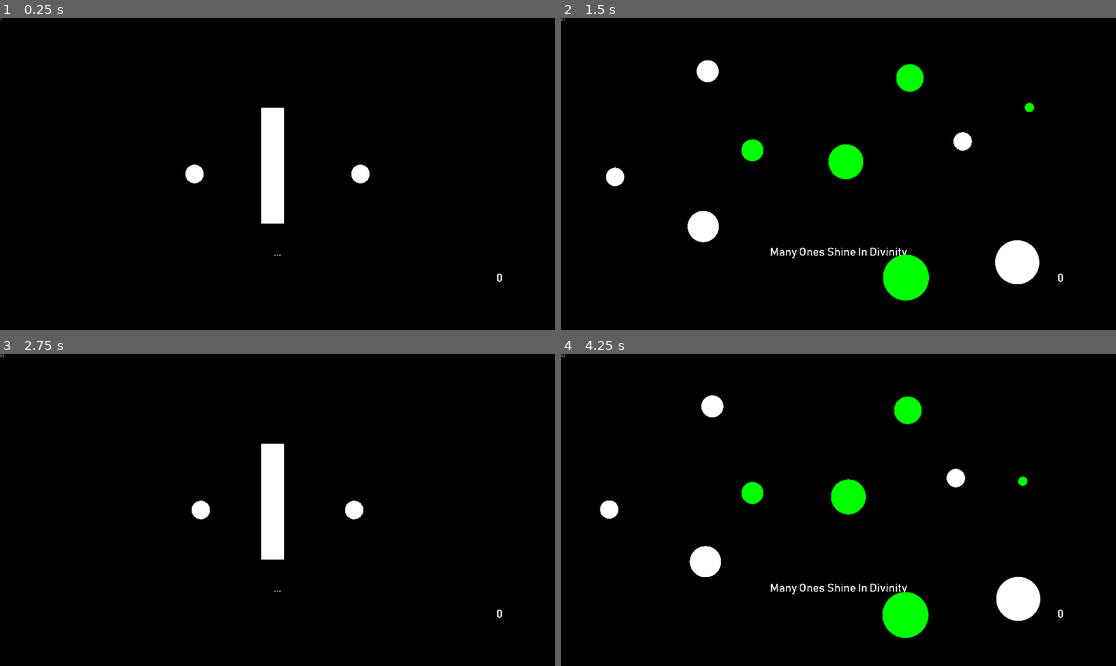
Above: before the commit, frames 1-4 (two rows, left to right).
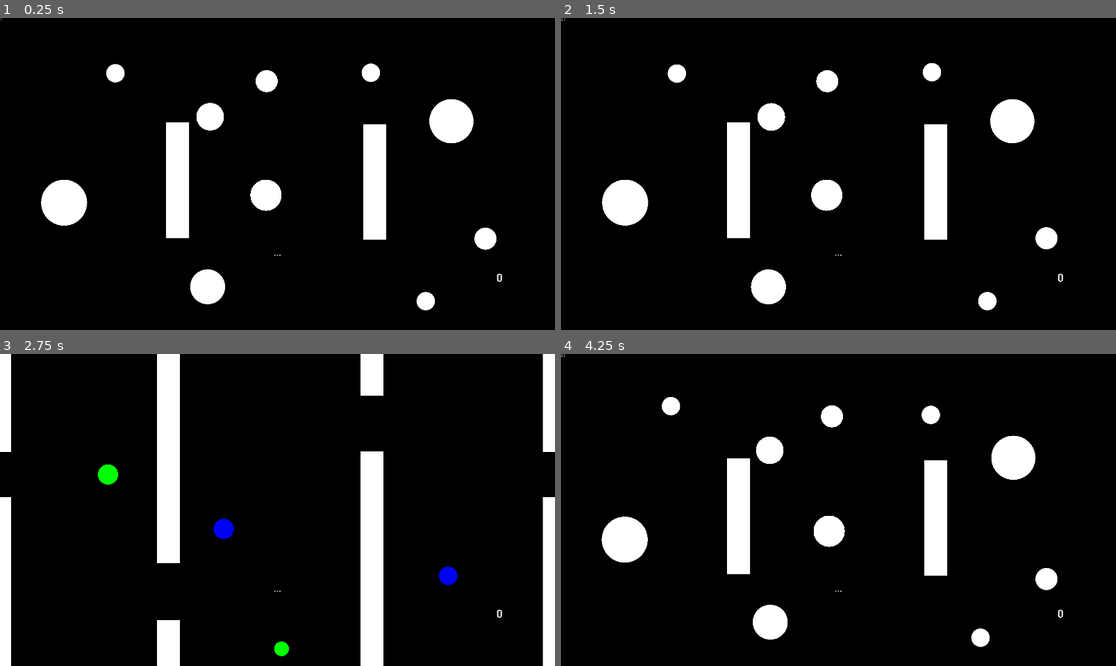
Above: after the commit, the same moments.

Repository: Dark-Gran/Spirit-Circles
Game: Godot game, scene res://src/Main.tscn
The game is run twice, just before and just after one commit, with the same random seed, the same clock (stepped at 60 frames per second) and the same inputs.
Inputs (mouse positions are in pixels of both pictures, inside the frame that each line leads up to):
- Up to frame 1 (0.25 s): no input
- Up to frame 2 (1.5 s): move the mouse to (960, 158) at 0.52 s; hold Right (ui_right) 0.53-1.28 s; tap Space (ui_accept) at 0.77 s; move the mouse to (727, 189) at 1.27 s; hold Left (ui_left) from 1.28 s (still down)
- Up to frame 3 (2.75 s): tap Space (ui_accept) at 1.52 s; move the mouse to (333, 441) at 2.02 s; release Left (ui_left) at 2.03 s; hold Right (ui_right) from 2.03 s (still down)
- Up to frame 4 (4.25 s): move the mouse to (810, 572) at 2.77 s; tap Space (ui_accept) at 3.02, 3.77 s; move the mouse to (1005, 556) at 3.52 s; release Right (ui_right) at 3.53 s; hold Left (ui_left) from 3.53 s (still down)

The runs differ from the first frame. In frame 1, 8.4% of the frame differs, in the area x 7-90%, y 14-94%; in frame 2, 11%; in frame 3, 13%, in the area x 0-100%, y 0-100%; in frame 4, 11%.

Commit message:
2 "wall levels" drafts

Diff:
--- a/src/world/levels/Level_006.tscn
+++ b/src/world/levels/Level_006.tscn
@@ -10,16 +10,58 @@
 [node name="Circles" type="Node2D" parent="."]
 
 [node name="Circle" parent="Circles" instance=ExtResource( 1 )]
-position = Vector2( 662, 540 )
+position = Vector2( 408.813, 196.85 )
+angle = 210
 size = 10.0
 
 [node name="Circle2" parent="Circles" instance=ExtResource( 1 )]
-position = Vector2( 1258, 540 )
-angle = 180
-size = 10.0
+position = Vector2( 1679.45, 756.158 )
+angle = 90
+size = 12.0
+
+[node name="Circle3" parent="Circles" instance=ExtResource( 1 )]
+position = Vector2( 222.268, 637.672 )
+angle = 110
+size = 25.0
+
+[node name="Circle4" parent="Circles" instance=ExtResource( 1 )]
+position = Vector2( 1559.95, 356.371 )
+angle = 30
+size = 24.0
+
+[node name="Circle5" parent="Circles" instance=ExtResource( 1 )]
+position = Vector2( 729.468, 346.066 )
+angle = 240
+size = 15.0
+
+[node name="Circle6" parent="Circles" instance=ExtResource( 1 )]
+position = Vector2( 1284.92, 178.693 )
+angle = 100
+
+[node name="Circle7" parent="Circles" instance=ExtResource( 1 )]
+position = Vector2( 1483.96, 979.181 )
+angle = 175
+
+[node name="Circle8" parent="Circles" instance=ExtResource( 1 )]
+position = Vector2( 715.41, 931.443 )
+angle = -20
+size = 19.0
+
+[node name="Circle9" parent="Circles" instance=ExtResource( 1 )]
+position = Vector2( 916.264, 613.323 )
+size = 17.0
+
+[node name="Circle10" parent="Circles" instance=ExtResource( 1 )]
+position = Vector2( 914.995, 219.937 )
+angle = -10
+size = 12.0
 
 [node name="Statics" type="Node2D" parent="."]
 
 [node name="Wall" parent="Statics" instance=ExtResource( 3 )]
-position = Vector2( 942.915, 511.143 )
+position = Vector2( 614.489, 561.516 )
 scale = Vector2( 4, 20 )
+
+[node name="Wall2" parent="Statics" instance=ExtResource( 3 )]
+position = Vector2( 1296.78, 567.872 )
+scale = Vector2( 4, 20 )
--- /dev/null
+++ b/src/world/levels/Level_007.tscn
@@ -0,0 +1,82 @@
+[gd_scene load_steps=4 format=2]
+
+[ext_resource path="res://src/world/Circle.tscn" type="PackedScene" id=1]
+[ext_resource path="res://src/world/levels/Level.gd" type="Script" id=2]
+[ext_resource path="res://src/world/Wall.tscn" type="PackedScene" id=3]
+
+[node name="Level" type="Node2D"]
+script = ExtResource( 2 )
+
+[node name="Circles" type="Node2D" parent="."]
+
+[node name="Circle" parent="Circles" instance=ExtResource( 1 )]
+position = Vector2( 335.685, 417.102 )
+color_type = 1
+size = 11.0
+
+[node name="Circle2" parent="Circles" instance=ExtResource( 1 )]
+position = Vector2( 974.064, 948.953 )
+color_type = 1
+angle = 90
+size = 8.0
+
+[node name="Circle3" parent="Circles" instance=ExtResource( 1 )]
+position = Vector2( 746.757, 605.687 )
+color_type = 2
+size = 11.0
+
+[node name="Circle4" parent="Circles" instance=ExtResource( 1 )]
+position = Vector2( 1550.41, 800.628 )
+color_type = 2
+angle = -90
+size = 8.0
+
+[node name="Statics" type="Node2D" parent="."]
+
+[node name="Wall" parent="Statics" instance=ExtResource( 3 )]
+position = Vector2( 582.173, 138.212 )
+scale = Vector2( 4, 20 )
+
+[node name="Wall2" parent="Statics" instance=ExtResource( 3 )]
+position = Vector2( 582.173, 1120.93 )
+scale = Vector2( 4, 20 )
+
+[node name="Wall3" parent="Statics" instance=ExtResource( 3 )]
+position = Vector2( 1287.29, -55.7883 )
+scale = Vector2( 4, 20 )
+
+[node name="Wall4" parent="Statics" instance=ExtResource( 3 )]
+position = Vector2( 1287.29, 934.928 )
+scale = Vector2( 4, 20 )
+
+[node name="Wall5" parent="Statics" instance=ExtResource( 3 )]
+position = Vector2( -1.82739, 138.212 )
+scale = Vector2( 4, 20 )
+
+[node name="Wall6" parent="Statics" instance=ExtResource( 3 )]
+position = Vector2( -1.82739, 934.928 )
+scale = Vector2( 4, 20 )
+
+[node name="Wall7" parent="Statics" instance=ExtResource( 3 )]
+position = Vector2( 1918.17, 138.212 )
+scale = Vector2( 4, 20 )
+
+[node name="Wall8" parent="Statics" instance=ExtResource( 3 )]
+position = Vector2( 1918.17, 934.928 )
+scale = Vector2( 4, 20 )
+
+[node name="Wall9" parent="Statics" instance=ExtResource( 3 )]
+position = Vector2( 582.173, 524.212 )
+scale = Vector2( 4, 20 )
+
+[node name="Wall10" parent="Statics" instance=ExtResource( 3 )]
+position = Vector2( -1.82739, 694.928 )
+scale = Vector2( 4, 20 )
+
+[node name="Wall11" parent="Statics" instance=ExtResource( 3 )]
+position = Vector2( 1287.29, 537.212 )
+scale = Vector2( 4, 20 )
+
+[node name="Wall12" parent="Statics" instance=ExtResource( 3 )]
+position = Vector2( 1918.17, 694.928 )
+scale = Vector2( 4, 20 )
